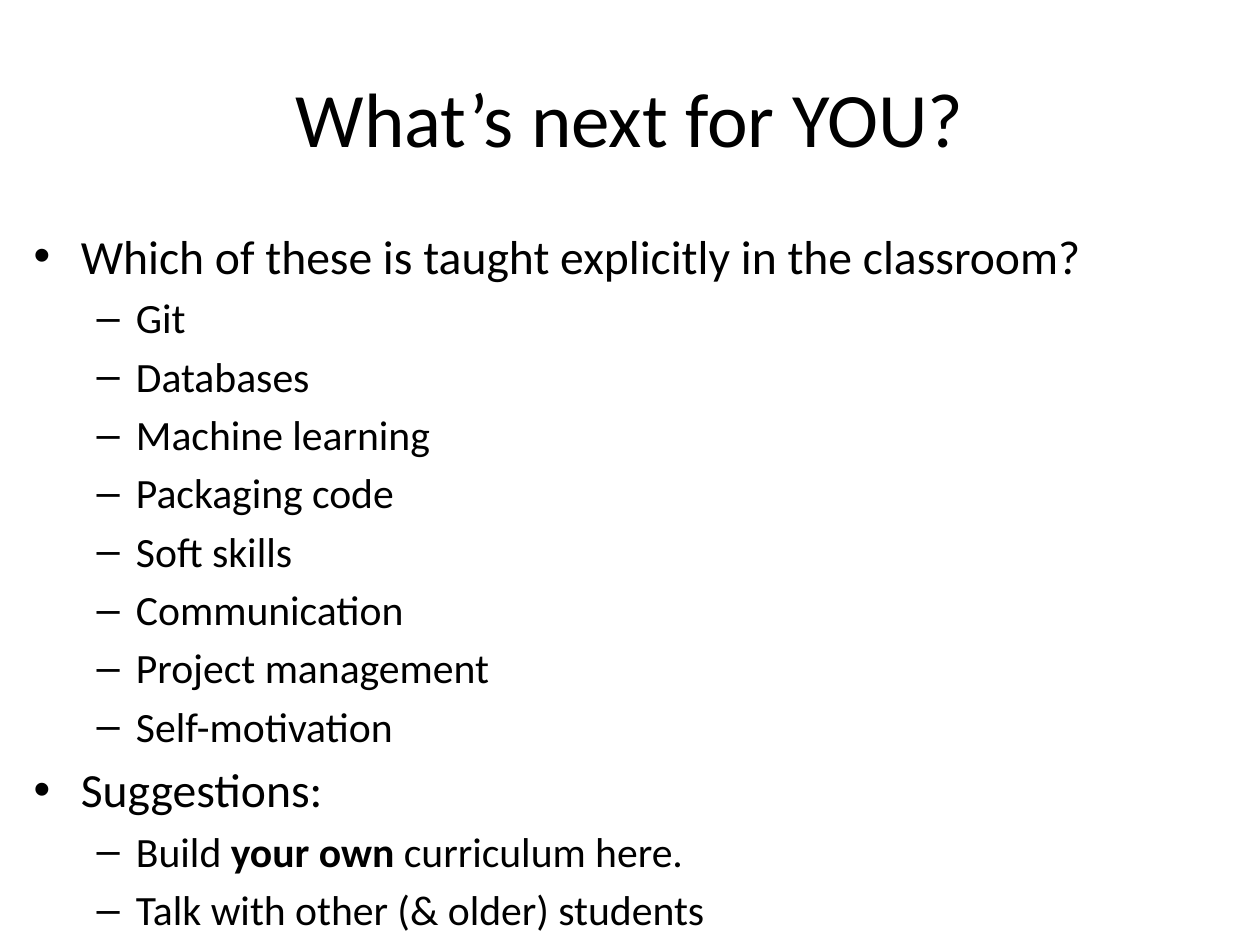
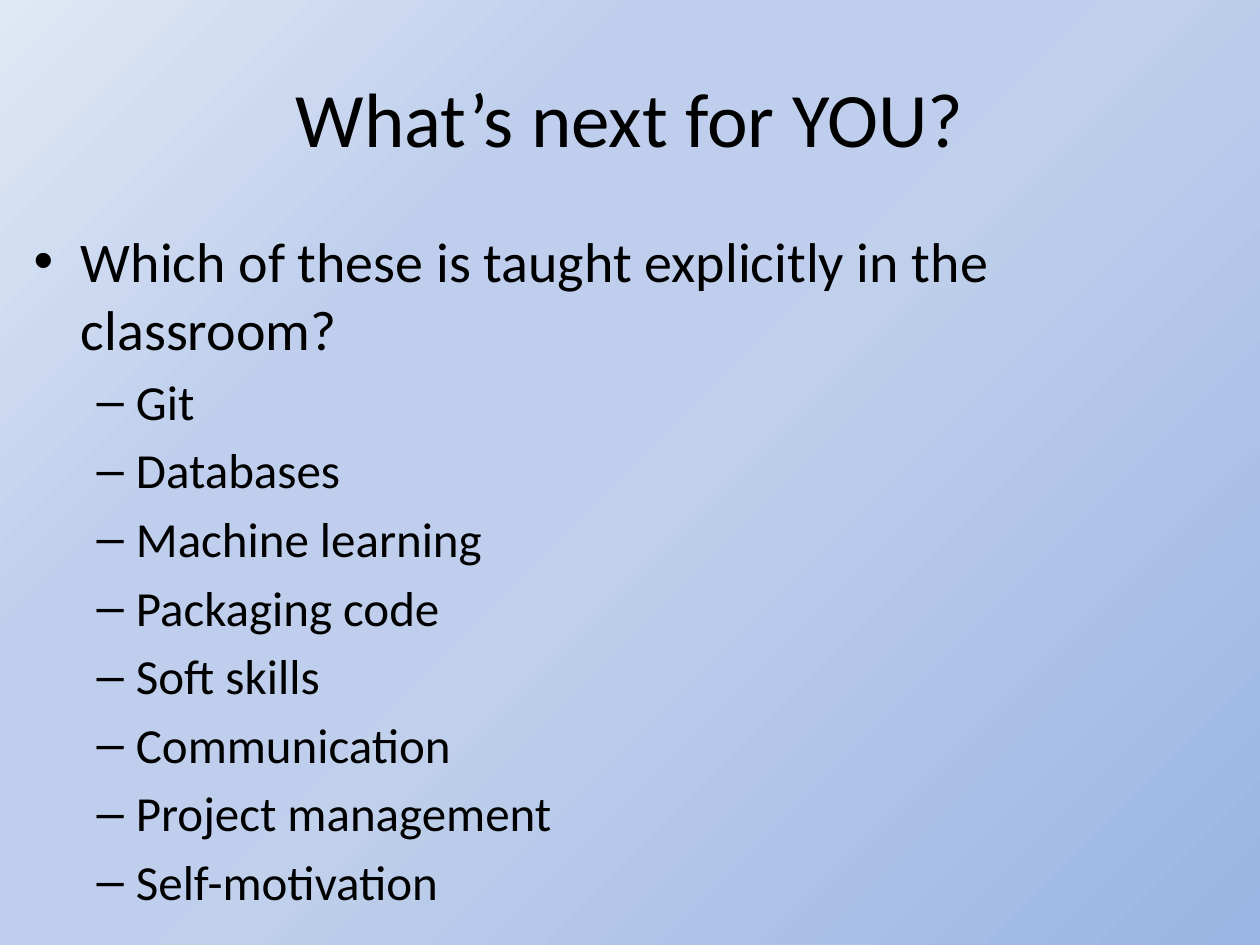
Before and after one commit to BarkleyBG/BSA_info, a slide deck: slide 40 of BSA Internship Workshop 2016 Slides.pptx (slide 37 before the commit). Drawn at 1260x945 pixels with LibreOffice and Linux fonts; fonts in the diff are those of the drawing. Boxes give left, top, right and bottom in pixels: in the first picture for what was removed or moved away, otherwise in the second. Text is boxed around its words. In the diff, an @@ line names an element or a change of style, - is before the commit and + after.

```diff
--- a/BSA Internship Workshop 2016 Slides.pptx
+++ b/BSA Internship Workshop 2016 Slides.pptx
@@ background #FFFFFF to gradient #9AB5E4 to #C2D1ED to #BECEEC to #E1E8F5 @@
@@ text "Which of these is taught ..." at bbox=[81, 243, 988, 901]: size 27.2 to 32 pt in "Which of these is taught explicitly in ..."; size 23.8 to 28 pt in "Git", "Databases", "Machine learning", "Packaging code" and 4 more places @@
@@ text at bbox=[81, 774, 704, 931]: paragraphs removed @@
-• Suggestions:
-  – Build your own curriculum here.
-  – Talk with other (& older) students
-  – Follow smart statisticians on twitter!
```
Also in this commit, not shown: 36 other slides changed, 4 slides added.
